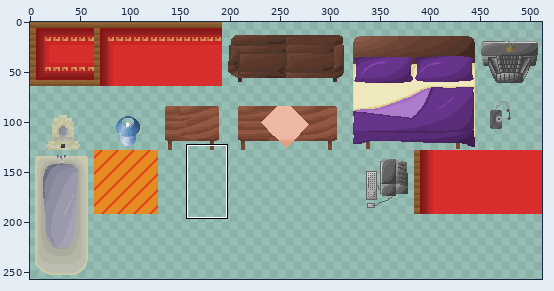
A sprite sheet gets an edit: George's Assets/tiles2.png. Above: a wide view before the commit, with the close-up outlined.
Close-up. Old version:
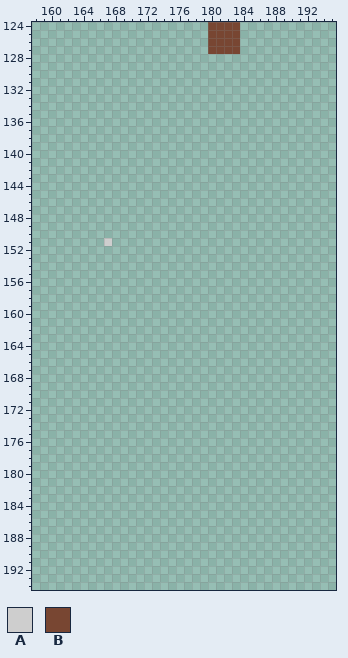
The file is 512x384 pixels. Colours within 5 levels of each other are drawn and written as one. Shown: x 158..195, y 124..194. The wide view leaves out empty margins.
Palette (. is transparent): A #cecece  B #784632
Pixels before (only the part around the change), first column x 158:
124 ......................BBBB............
125 ......................BBBB............
126 ......................BBBB............
127 ......................BBBB............
128 ......................................
129 ......................................
130 ......................................
131 ......................................
132 ......................................
133 ......................................
134 ......................................
135 ......................................
136 ......................................
137 ......................................
138 ......................................
139 ......................................
140 ......................................
141 ......................................
142 ......................................
143 ......................................
144 ......................................
145 ......................................
146 ......................................
147 ......................................
148 ......................................
149 ......................................
150 ......................................
151 .........A............................
152 ......................................
153 ......................................
154 ......................................
155 ......................................
156 ......................................
157 ......................................
158 ......................................
159 ......................................
160 ......................................
161 ......................................
162 ......................................
163 ......................................
164 ......................................
165 ......................................
166 ......................................
167 ......................................
168 ......................................
169 ......................................
170 ......................................
171 ......................................
172 ......................................
173 ......................................
174 ......................................
175 ......................................
176 ......................................
177 ......................................
178 ......................................
179 ......................................
180 ......................................
181 ......................................
182 ......................................
183 ......................................
184 ......................................
185 ......................................
186 ......................................
187 ......................................
188 ......................................
189 ......................................
190 ......................................
191 ......................................
192 ......................................
193 ......................................
194 ......................................
The same view after the edit:
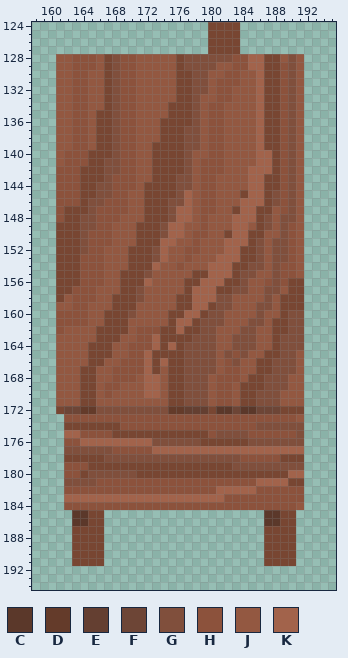
Colours new in this view: C #5b382a  D #643b2a  E #643f31  F #6d4536  G #804f3c  H #8c523c  J #935841  K #a2634b
The edit:
Changed rows in their new state; - is an unchanged pixel.
first column x 161:
128 JJHHHJBGHHJJJJJBGGGGGGHHKKBBJGJ
129 JJHHHJBGHHJJJJJBGGGGJJHHKKBBHGJ
130 JJHHJJBGHHJJJJJBBGGJJHHJJKBBHGJ
131 JJHHJJBGHHJJJJJBBGGJHHHJJKBBHGJ
132 JJHHJJBGHHJJJJJBBGGJHHJJJKBBHGJ
133 JJHHJJBGHHJJJJJBBGJJHHJJJKBBHGJ
134 JJHHJJBGHHJJJJBBBGJHHJJJJKBBHGJ
135 JJHHJBBGHHJJJJBBBGJHHJJJJKBBHGJ
136 JJHHJBBGHHJJJBBBBGJHHJJJJKBBHGJ
137 JJHHJBBGHHJJJBBBGGJHHJJJJKBBHGJ
138 JJHHJBBGHHJJJBBBGGJHHJJJJKBBHGJ
139 JJHHJBBGHHJJBBBBGGJHHJJJJKBBHGJ
140 JHHHBBBGHHJJBBBBGJJHHJJJJKKBHGJ
141 JHHHBBGGHHJJBBBBGJHHHJJJJKKBHGJ
142 HHHBBBGGHHJJBBBBGJHHHJJJKKKBHGJ
143 HHHBBBGHHHJJBBBGGJHHJJJJKKBBHGJ
144 HHHBBGGHHHJBBBBGGJHHJJJJKKBBHGJ
145 HHHBBGGHHJJBBBBGKJHHJJJBKKBGHGJ
146 HHHBGGHHHJJBBBGGKJHHJJJKKKBGHGJ
147 HBBBGHHHHJJBBBGKKJHHJJBKKBBJHGJ
148 HBBGGHHHJJJBBBGKKJHJJJKKKBGJGGJ
149 BBBGGHHJJJBBBGKKJJHJJJKKJBGJGHJ
150 BBBGHHHJJJBBBGKKJHHJJBKKBBJJGHJ
151 BBBGHHHJJJBBBKKJJHJJJKKKBGJGGHJ
152 BBBGHHJJJBBBGKJJHHJJJKKBBGJGGHJ
153 BBBHHHJJJBBBGKJJHJJJKKKBBGJGGHJ
154 BBBHHHJJJBBBKJJHJJJKKKBBGGJGHHJ
155 BBBHHHJJBBBGJJJJJBBKKKBGGJJGHHJ
156 BBBHHHJJBBBKJJJJBBKKKBBGJJHGHBB
157 BBHHHJJJBBGJJJJJBKKKBBGGJJGGJBB
158 BJHHHJJBBBGJJJJBBKKKGGJJJJGJBBB
159 JJHHJJJBBBJJJJJBBKKBGGJJJGGJBBB
160 HHHHJJBBBGJJJJBBKKBGGJJJJGJJBGG
161 HHHHJJBBBJJJJJBKKBGGGJJJGGJBBGG
162 HJJJJBBBBJHHHBBKBBGGJJJGGJJBBGG
163 JJJJJBBBJJHHKBBBBGGGJJGGGJJBGGG
164 JJJJBBBJJHHHKBKBGGGGJJGGGJJBGGG
165 JJJJBBBJJHHKBBBBGGGGJGHGJJBBGGJ
166 JJJJBBJJHHHKBKBBGGGGJHGJJBBGGGJ
167 JJJBBJJHHHHKBJBBGGGGJHHJJBBGGGJ
168 JJJBBJJHHHJKKJBBGGGJHHHJBBGGGJJ
169 JJJBBJHHJJJKKJBBGGGJHHJBBBGGGJJ
170 JJJBBJHJJJJKKJBBGGGJHHJBBGGGJJJ
171 JJJBBJJJJJJJJJBBGGGJHHJBBGGGJJJ
172 BFFDDGGGGGGGGGDDEEEBCCFCCFFFBBB
173 -HHHHHHHHHHHHHHHHHHHHHHHHHHHHHJ
174 -BBBBBBBHHHHHHHHHHHHHHHHHGGGGGG
175 -KKHHHHBBBBBBBBBBBBHGGGGHHHHHHG
176 -HHKKKKKKKKKGGGGGGBBBBBBGGGGGGG
177 -GGGGGGHHHHHKKKKKKKKKKKKKKKKKKK
178 -BBBBBGGGGGGGGGGGGGGGGGHHHHHBBB
179 -HHHBBBBBBBBBBBBBBBBBBGGGGGGGGG
180 -HHBGGGGGGBBBBBBBBBBBBBBBBBBBKK
181 -GGGGHHHHHHHHHHHHHHHHHHHHKKKKBB
182 -HHHHHHHHHHHHHHHHHHHKKKKKHHHHHH
183 -KKKKKKKKKKKKKKKKKKKKHHHHHHHHHH
184 -HHHHHHHHHHHHHHHHHHHHHHHHHHHHHJ
185 --CCBB--------------------CCBB-
186 --CCBB--------------------CCBB-
187 --BBBB--------------------BBBB-
188 --BBBB--------------------BBBB-
189 --BBBB--------------------BBBB-
190 --BBBB--------------------BBBB-
191 --BBBB--------------------BBBB-
Changed places in both close-ups, as pixel boxes (x1, y1, x2, y2):
changed: (56, 54, 304, 566)
